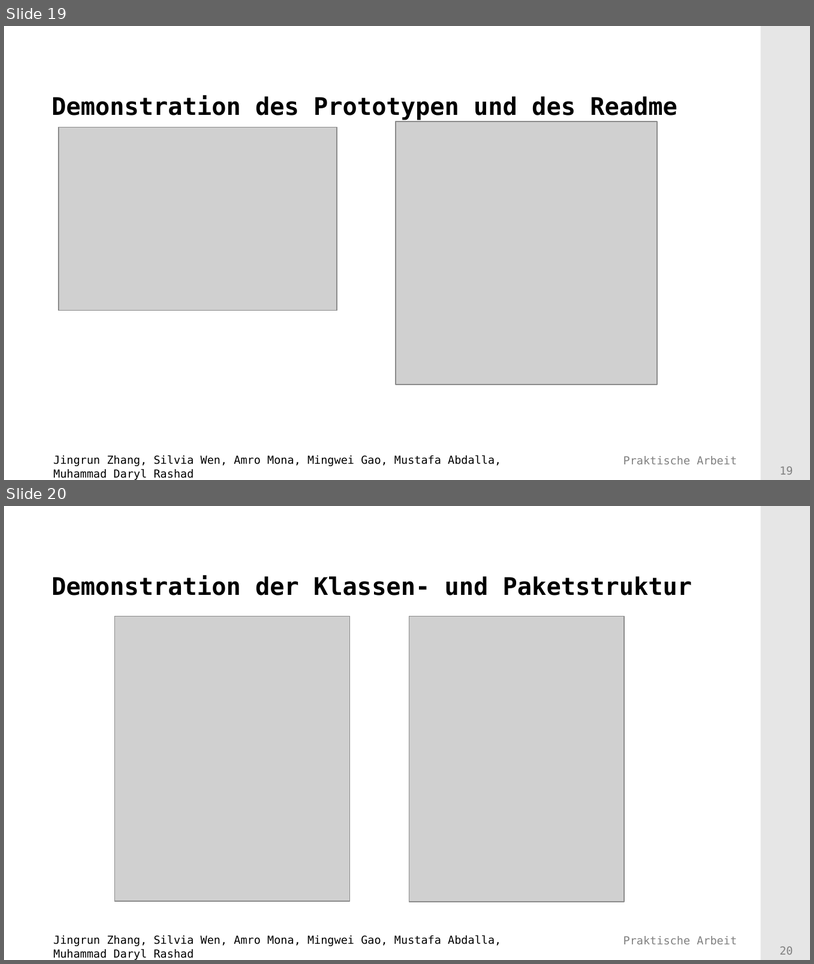
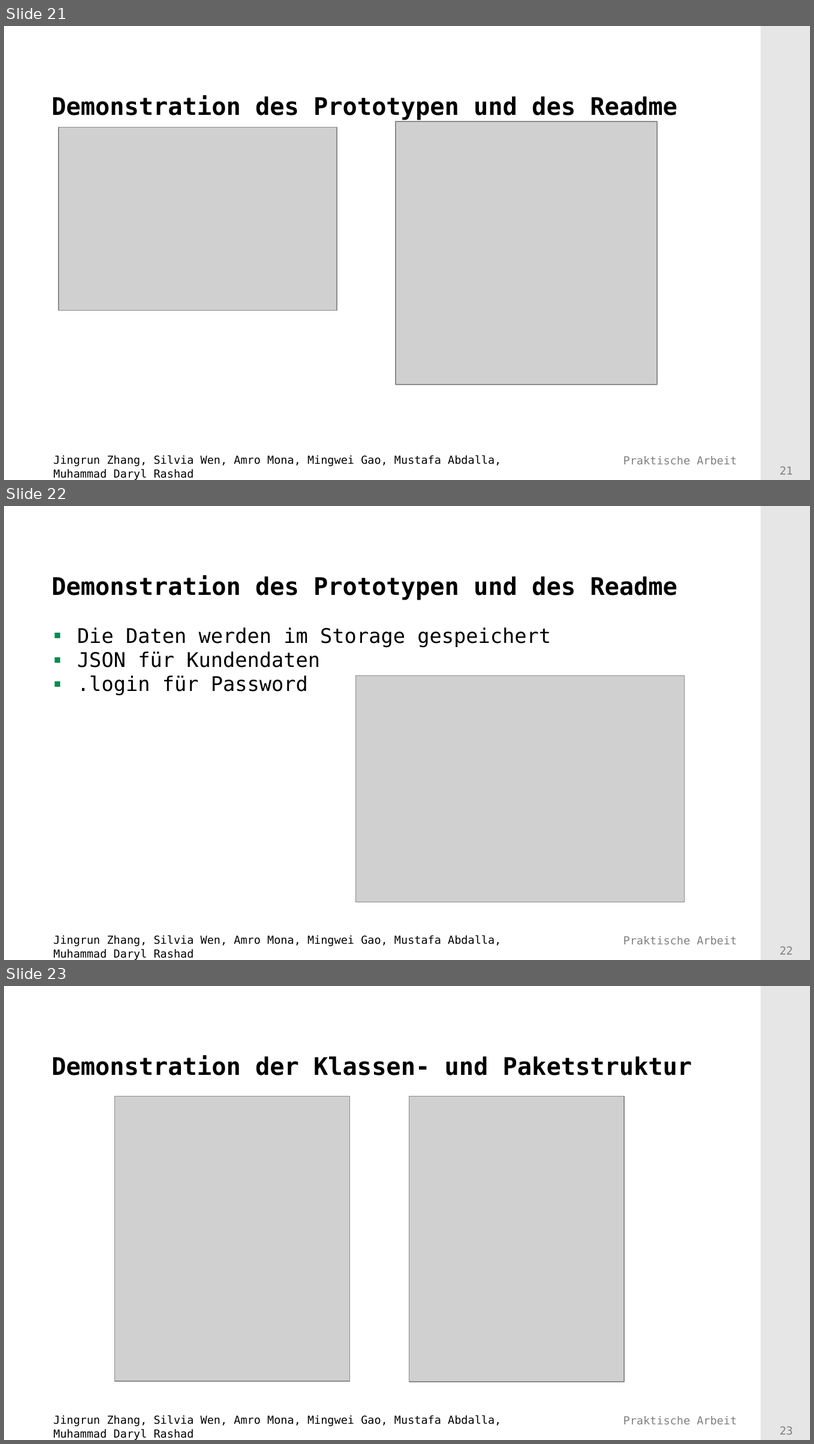
Before and after one commit to Mufasaxi/SimpleBank, a slide deck: prototype/Praesentation_Vorlage_OOP_2023_2_OOP.pptx. Shown one above the other, each under a label of ours: slides 19 and 20 before the commit, slides 21, 22 and 23 after it. The pictures are 814x964 and 814x1444 pixels, drawn with LibreOffice and Linux fonts; fonts in the diff are those of the drawing; grey boxes stand for pictures; background and template pictures are left out. Boxes give left, top, right and bottom in pixels: in the first picture for what was removed or moved away, otherwise in the second. Text is boxed around its words. In the diff, an @@ line names an element or a change of style, - is before the commit and + after.

```diff
--- a/prototype/Praesentation_Vorlage_OOP_2023_2_OOP.pptx
+++ b/prototype/Praesentation_Vorlage_OOP_2023_2_OOP.pptx
@@ slide 22 added at box(4, 506, 810, 960), background #FFFFFF; not listed: 4 template elements that a slide beside it also shows @@
@@ title added at box(51, 575, 678, 600), 24 pt, text #000000, bold @@
+Demonstration des Prototypen und des Readme
@@ text added at box(77, 627, 551, 696), 20 pt, text #000000 @@
+▪ Die Daten werden im Storage gespeichert
+▪ JSON für Kundendaten
+▪ .login für Password
@@ picture added at box(356, 676, 685, 903) @@
@@ what was slide 19 is now slide 21 @@
@@ page number at box(780, 466, 793, 474): text changed @@
-19
+21
@@ what was slide 20 is now slide 23 @@
@@ page number at box(780, 1426, 793, 1434): text changed @@
-20
+23
```
Also in this commit, not shown: 3 slides changed, 2 other slides added.
